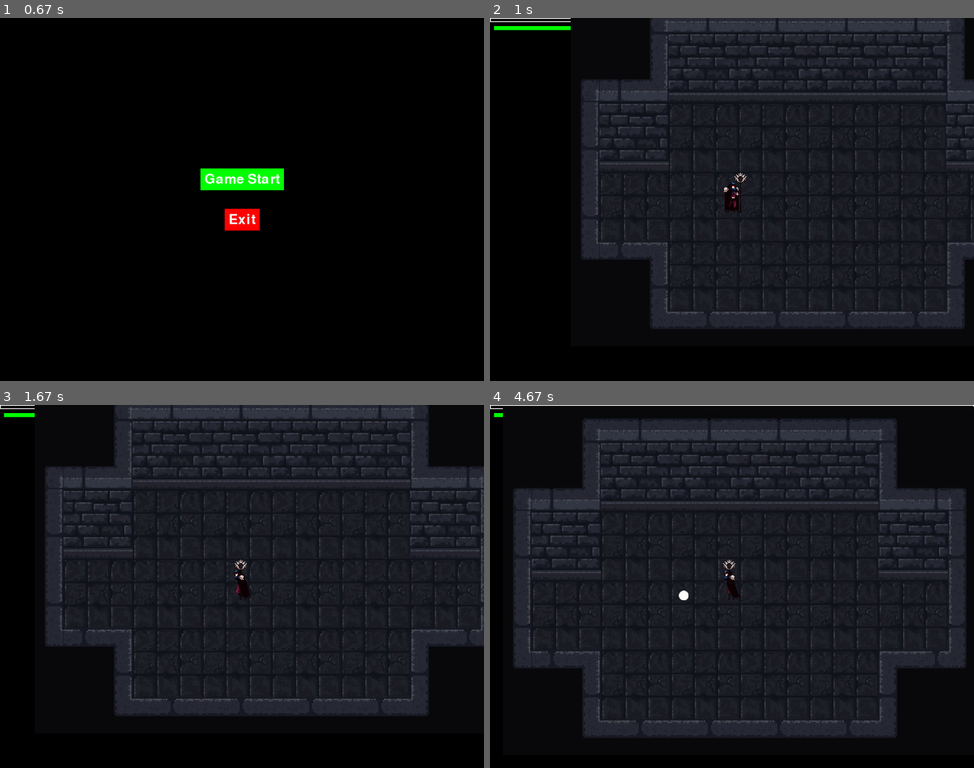
Above: before the commit, frames 1-4 (two rows, left to right).
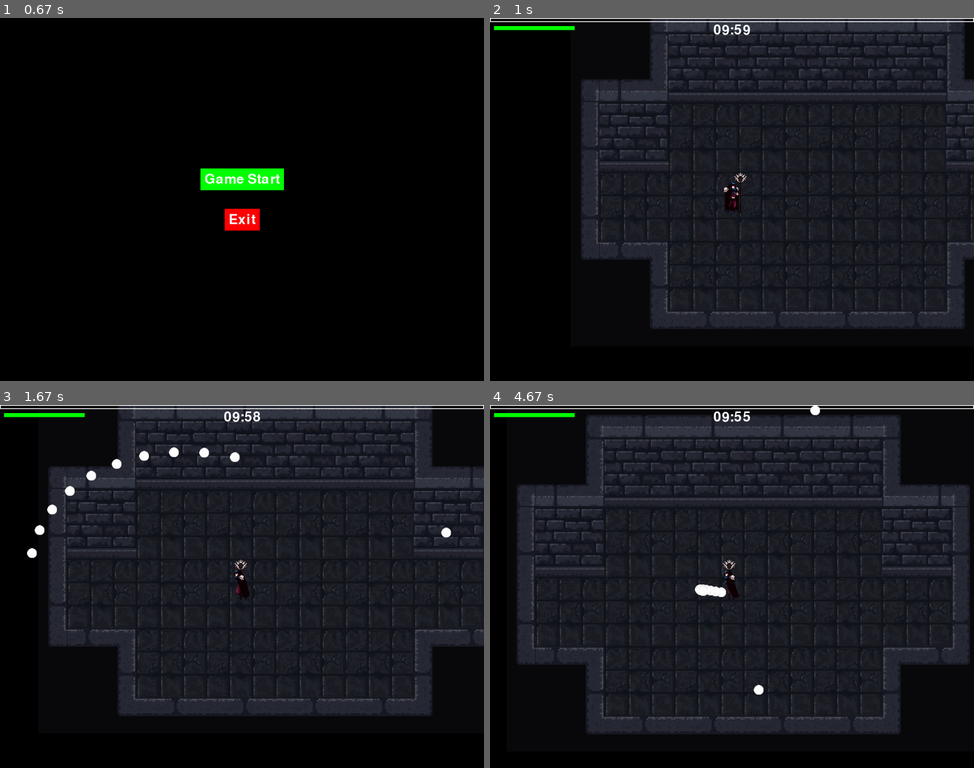
Above: after the commit, the same moments.

Repository: Seo-BJ/PyGame-TermProject
Game: pygame game, started from GameManager.py
The game is run twice, just before and just after one commit, with the same random seed, the same clock (stepped at 60 frames per second) and the same inputs.
Inputs (mouse positions are in pixels of both pictures, inside the frame that each line leads up to):
- Up to frame 1 (0.67 s): press the mouse at (242, 177) at 0.37 s; move the mouse to (295, 184) at 0.47 s; release the mouse at (353, 192) at 0.6 s
- Up to frame 2 (1 s): press the mouse at (732, 177) at 0.7 s; move the mouse to (819, 210) at 0.8 s; release the mouse at (901, 243) at 0.93 s
- Up to frame 3 (1.67 s): press the mouse at (242, 564) at 1.03 s; move the mouse to (193, 510) at 1.13 s; release the mouse at (145, 455) at 1.27 s; hold Space from 1.33 s (still down); hold D from 1.33 s (still down); click (227, 568) at 1.42 s
- Up to frame 4 (4.67 s): release Space at 1.8 s; release D at 1.8 s; hold D 1.83-2.3 s; click (790, 575) at 1.92 s; hold W 2.33-2.63 s; click (809, 535) at 2.42 s; hold D 2.67-3.13 s; click (693, 680) at 2.75 s; hold A 3.17-3.7 s; click (625, 699) at 3.25 s; hold S 3.73-4.03 s; click (780, 662) at 3.82 s; hold A 4.07-4.47 s; click (828, 481) at 4.15 s; hold W from 4.5 s (still down); click (611, 601) at 4.58 s

Frame 1 is identical in both runs. In frame 2, 0.6% of the frame differs, in the area x 16-100%, y 0-5%; in frame 3, 4.5%; in frame 4, 8.8%, in the area x 2-100%, y 0-92%.

Commit message:
Meteor 작업 시작

Diff:
--- a/GameManager.py
+++ b/GameManager.py
@@ -30,16 +30,11 @@
 player_pos = [gameSetting.WIDTH // 2, gameSetting.HEIGHT // 2]
 player_speed = 5
 
-# Map settings
-chunk_size = 400  # Size of a single chunk
-map_chunks = {}   # Dictionary to store chunks
 
-# Projectile
-projectiles = []
-PROJECTILE_IMAGE_PATH = 'projectile.png'
-
-# Background
+# Background Image and MAp
 background = pygame.image.load("background.png").convert()
+map_width = background.get_width()
+map_height = background.get_height()
 
 # Reset Game
 def reset_game():
@@ -168,14 +163,10 @@
             spawn_position = player.pos + direction * spawn_distance
             enemy = Enemy(spawn_position, enemy_group, all_sprites_group, player)
 
-
-    # UI
-    game_ui.draw_allUI(player)
-
-    # Camera and sprite updates
+    # UI, Camera and sprite updates
     camera.custom_draw()
     all_sprites_group.update()
-
+    game_ui.draw_allUI(player)
     # Update the display, Cap the frame rate
     pygame.display.update()
     clock.tick(gameSetting.FPS)
--- a/gameSetting.py
+++ b/gameSetting.py
@@ -1,6 +1,7 @@
 import pygame
 # Game Setting
-WIDTH, HEIGHT = 1200, 900
+WIDTH = 1200
+HEIGHT = 900
 FPS = 60
 GAME_TIME = 10 # 10 minute
 # Player Setting
@@ -21,8 +22,8 @@
 # Bullet Setting
 SHOOT_COOLDOWN = 30
 PROJECTILE_SCALE = 1.0
-PROJECTILE_SPEED = 30
-PROJECTILE_LIFETIME = 750
+PROJECTILE_SPEED = 15
+PROJECTILE_LIFETIME = 500
 PROJETILE_PENETRATION = 1
 PROJECTILE_DAMAGE = 20
 
--- /dev/null
+++ b/meteor.py
@@ -0,0 +1,59 @@
+import pygame
+import math
+import gameSetting
+import random
+
+class Meteor(pygame.sprite.Sprite):
+    def __init__(self, target_x, target_y, enemy_group, knockback_intensity=10):
+        super().__init__()
+        self.image = pygame.image.load("projectile.png").convert_alpha()  # Assuming you have a meteor image
+        self.image = pygame.transform.rotozoom(self.image, 0, gameSetting.PROJECTILE_SCALE)
+        self.rect = self.image.get_rect()
+
+        # Start above the screen at a random x position
+        start_x = random.randint(0, gameSetting.WIDTH)
+        start_y = -self.rect.height  # Start just above the screen
+
+        self.rect.center = (start_x, start_y)
+
+        self.target_x = target_x
+        self.target_y = target_y
+
+        # Calculate the angle to be between 60 and 90 degrees from the vertical
+        angle_range = (math.radians(60), math.radians(90))
+        self.angle = random.uniform(*angle_range)
+
+        # Adjust the angle based on which side of the screen the meteor starts from
+        if start_x > gameSetting.WIDTH / 2:
+            self.angle = math.pi - self.angle  # Adjust for right side
+
+        # Projectile Stats
+        self.lifetime = gameSetting.PROJECTILE_LIFETIME
+        self.spawn_time = pygame.time.get_ticks()
+        self.damage = gameSetting.PROJECTILE_DAMAGE
+        self.speed = gameSetting.PROJECTILE_SPEED
+        self.knockback_intensity = knockback_intensity
+
+        # Calculate velocity to move towards the target
+        self.x_velocity = math.cos(self.angle) * self.speed
+        self.y_velocity = math.sin(self.angle) * self.speed  # Positive to move downwards
+
+        # Group Initialize
+        self.enemy_group = enemy_group
+
+    def update(self):
+        # Move the meteor
+        self.rect.x += self.x_velocity
+        self.rect.y += self.y_velocity
+
+        # Check if the meteor has reached its target or if its lifetime has expired
+        if (self.rect.y <= self.target_y and self.y_velocity > 0) :
+           ##(pygame.time.get_ticks() - self.spawn_time > self.lifetime):
+            self.kill()  # Remove the meteor
+
+        # Check for collision with enemies
+        hits = pygame.sprite.spritecollide(self, self.enemy_group, False)
+        for enemy in hits:
+            knockback_direction = pygame.math.Vector2(self.x_velocity, self.y_velocity).normalize()
+            enemy.take_damage(self.damage, knockback_direction, self.knockback_intensity)
+            ##self.kill()  # Remove the meteor after hitting an enemy
--- a/player.py
+++ b/player.py
@@ -1,6 +1,8 @@
 import pygame
 import math
+import random
 import spritesheet
+from meteor import Meteor
 from orbitobject import OrbitObject
 from projectile import *
 from gameSetting import *
@@ -26,6 +28,10 @@
         self.hitbox_rect = self.base_player_image.get_rect(center = self.pos)
         self.rect = self.hitbox_rect.copy()
 
+        # 플레이어 이동
+        self.velocity_x = 0
+        self.velocity_y = 0
+        self.speed_reduction_coefficient = 0.5
 
         # 플레이어 에니메이션
         self.facing_right = True
@@ -61,6 +67,11 @@
             PLAYER_LEVELUP_EXP.append(exp)
 
         self.max_exp = PLAYER_LEVELUP_EXP[0]
+
+        # 플레이어 대쉬
+        self.dash_cooldown = 5000  # Cooldown time in milliseconds
+        self.last_dash = 0  # Time when the last dash was performed
+
 
 
     # 플레이어 회전
@@ -86,28 +97,36 @@
         self.velocity_x = 0
         self.velocity_y = 0
 
+        if pygame.mouse.get_pressed() == (1, 0, 0):
+            speed_modifier = self.speed_reduction_coefficient
+            if  self.shoot_cooldown == 0:
+                self.is_shooting()
+                self.shoot = True
+        else:
+            self.shoot = False
+            speed_modifier = 1
+
         # 수평 수직 이동
         keys = pygame.key.get_pressed()
         if keys[pygame.K_w]:
-            self.velocity_y -= self.speed
+            self.velocity_y -= self.speed * speed_modifier
         if keys[pygame.K_s]:
-            self.velocity_y += self.speed
+            self.velocity_y += self.speed * speed_modifier
         if keys[pygame.K_a]:
-            self.velocity_x -= self.speed
+            self.velocity_x -= self.speed * speed_modifier
         if keys[pygame.K_d]:
-            self.velocity_x += self.speed
+            self.velocity_x += self.speed * speed_modifier
+        # 대쉬
+        if keys[pygame.K_SPACE]:
+            self.player_dash()
 
         # 대각선 이동
         if self.velocity_x != 0 and self.velocity_y != 0:
             self.velocity_y /= math.sqrt(2)
             self.velocity_y /= math.sqrt(2)
 
-        if pygame.mouse.get_pressed() == (1, 0, 0) and self.shoot_cooldown == 0:
-            self.is_shooting()
-            self.shoot = True
-        else:
-            self.shoot = False
-
+
+        # 에니메이션 출력
         if self.velocity_x == 0 and  self.velocity_y == 0:
             self.set_animation_state(IDLE)
         else:
@@ -119,14 +138,52 @@
         self.hitbox_rect.center = self.pos
         self.rect.center = self.hitbox_rect.center
 
+    def player_dash(self):
+        current_time = pygame.time.get_ticks()
+        if current_time - self.last_dash >= self.dash_cooldown:
+            self.last_dash = current_time  # Reset the last dash time
+            print("스페이스 바 누름!!!!")
+            # Get the mouse position and calculate the direction
+            mouse_x, mouse_y = pygame.mouse.get_pos()
+            dash_direction = pygame.math.Vector2(mouse_x - self.rect.x, mouse_y - self.rect.y)
+            dash_direction.normalize_ip()
+
+            # Set the player's position to the mouse position or a maximum dash distance
+            dash_distance = 200  # You can set this to whatever distance you want
+            new_pos = pygame.math.Vector2(self.rect.x, self.rect.y) + dash_direction * dash_distance
+
+            # Make sure the new position is within the screen bounds
+            new_pos.x = max(0, min(new_pos.x, gameSetting.WIDTH - self.rect.width))
+            new_pos.y = max(0, min(new_pos.y, gameSetting.HEIGHT - self.rect.height))
+
+            # Update the player's position
+            self.rect.x, self.rect.y = new_pos.x, new_pos.y
+
     # 플레이어 Shoot State
-    def is_shooting(self):
+    # In the Player class
+    def is_shooting(self, num_projectiles=10, spread_angle=10):
         if self.shoot_cooldown == 0:
             self.shoot_cooldown = SHOOT_COOLDOWN
-            spawn_projectile_pos = self.pos + self.gun_barrel_offset.rotate(-self.angle)
-            projectile = Projectile(spawn_projectile_pos[0], spawn_projectile_pos[1], self.angle, self.enemy_group)
-            self.projectile_group.add(projectile)
-            self.all_sprites_group.add(projectile)
+            # Calculate the starting angle for the spread
+            start_angle = -spread_angle * (num_projectiles - 1) / 2
+            for i in range(num_projectiles):
+                # Calculate the angle for this projectile
+                angle = self.angle + start_angle + i * spread_angle
+                # Calculate the spawn position for this projectile
+                spawn_projectile_pos = self.pos + self.gun_barrel_offset.rotate(-angle)
+                # Create and add the projectile to the groups
+                projectile = Projectile(spawn_projectile_pos[0], spawn_projectile_pos[1], angle, self.enemy_group)
+                self.projectile_group.add(projectile)
+                self.all_sprites_group.add(projectile)
+
+            target_x = random.randint(-gameSetting.WIDTH//2, gameSetting.WIDTH//2)
+            target_y = random.randint(-gameSetting.HEIGHT//2, gameSetting.HEIGHT//2)
+            meteorite = Meteor(target_x, target_y, self.enemy_group)
+            self.all_sprites_group.add(meteorite)
+
+# In the Projectile class
+# No changes needed in the constructor since the angle is already being passed in
+# The rest of the Projectile class remains the same
 
     # 플레이어 데미지
     def take_damage(self, amount):
